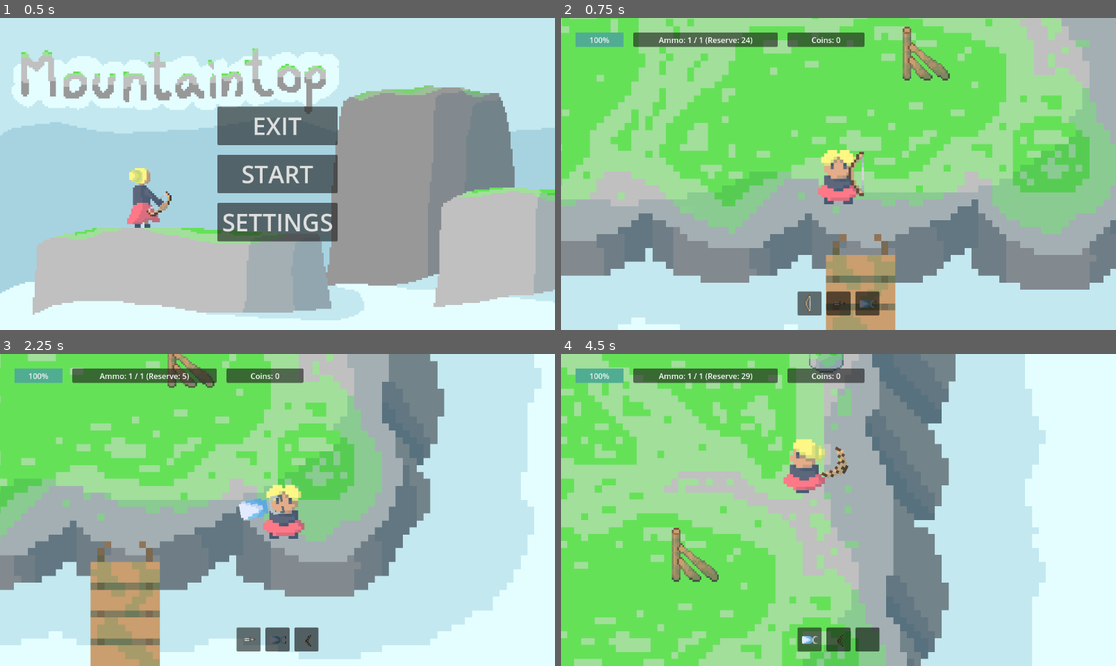
Above: before the commit, frames 1-4 (two rows, left to right).
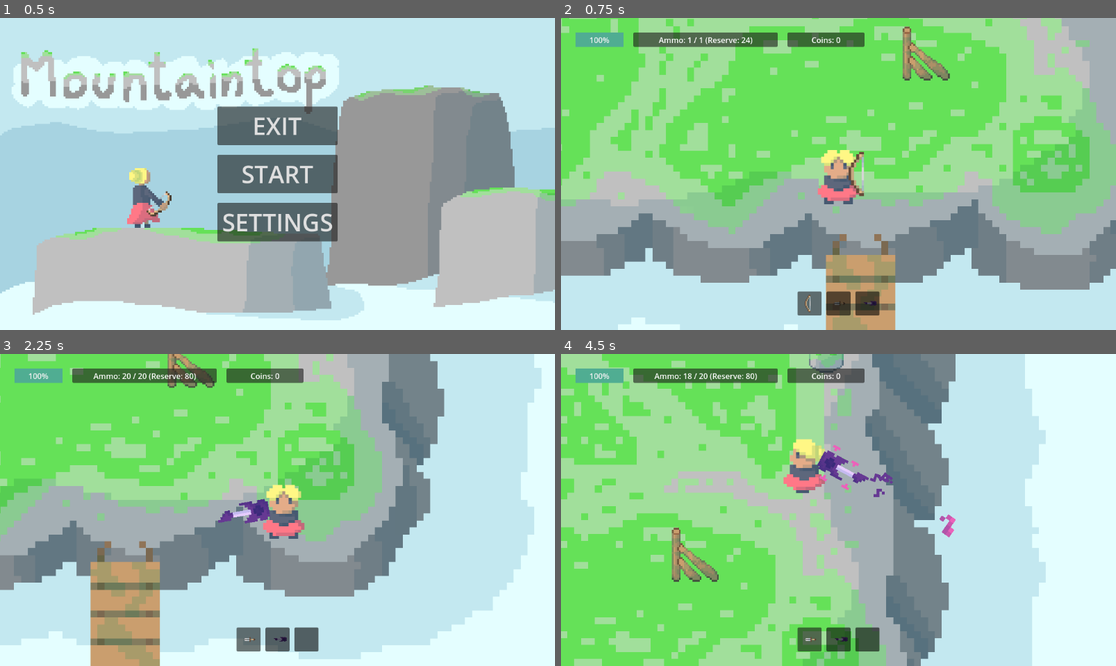
Above: after the commit, the same moments.

Repository: Kryzi/Eksamens-projekt
Game: Godot game, scene res://scenes/main_menu/main_menu.tscn
The game is run twice, just before and just after one commit, with the same random seed, the same clock (stepped at 60 frames per second) and the same inputs. Sound files missing from this copy of the repository are replaced by a short silence.
Inputs (mouse positions are in pixels of both pictures, inside the frame that each line leads up to):
- Up to frame 1 (0.5 s): no input
- Up to frame 2 (0.75 s): click "START" at 0.5 s
- Up to frame 3 (2.25 s): move the mouse to (399, 494) at 1.27 s; hold D (Right) 1.28-2.03 s; tap 0 (0) at 1.35 s; tap X (x) at 1.55, 2.1 s; move the mouse to (166, 525) at 2.02 s; hold S (Down) from 2.03 s (still down)
- Up to frame 4 (4.5 s): tap 0 (0) at 2.3, 2.85, 3.8 s; move the mouse to (894, 441) at 2.77 s; release S (Down) at 2.78 s; hold D (Right) 2.78-3.53 s; tap X (x) at 3.05 s; move the mouse to (810, 572) at 3.52 s; hold W (Up) 3.53-4.28 s; tap Shift (Dash) at 3.6 s; move the mouse to (1005, 556) at 4.27 s; press the mouse at (1005, 556) at 4.28 s; hold A (Left) from 4.28 s (still down)

Frame 1 is identical in both runs. In frame 2, less than 0.1% of the frame differs, in the area x 53-57%, y 90-93%; in frame 3, 0.8%; in frame 4, 1.0%, in the area x 16-72%, y 6-94%.

Commit message:
partikel helt færdig nu

Diff:
--- a/scenes/main/player.tscn
+++ b/scenes/main/player.tscn
@@ -26,8 +26,7 @@
 [ext_resource type="PackedScene" uid="uid://bf082ldlxis2j" path="res://scenes/weapons/basic_knife/basic_knife.tscn" id="20_y8slu"]
 [ext_resource type="Script" path="res://scripts/ui/camera_2d.gd" id="21_xaw4o"]
 [ext_resource type="Script" path="res://scripts/weapons/reload_bar.gd" id="22_y1rj5"]
-[ext_resource type="PackedScene" uid="uid://d0v146npydiyy" path="res://scenes/weapons/boomerang/boomerang_weapon.tscn" id="23_unme0"]
-[ext_resource type="PackedScene" uid="uid://c8qnpo7dkw86m" path="res://scenes/weapons/ice_cannon/ice_cannon.tscn" id="26_klgc6"]
+[ext_resource type="PackedScene" uid="uid://oruuej8gtlva" path="res://scenes/weapons/rock_guitar/rockguitar.tscn" id="26_3td7x"]
 [ext_resource type="AudioStream" uid="uid://bpicuej6pb1f2" path="res://sounds/GedSlapSound.mp3" id="27_1juf4"]
 [ext_resource type="AudioStream" uid="uid://bdr76qsc0x73l" path="res://sounds/HitSound.mp3" id="28_dg55l"]
 
@@ -218,9 +217,7 @@
 [node name="BasicKnife" parent="Weapon" instance=ExtResource("20_y8slu")]
 damage = 30
 
-[node name="IsKanon" parent="Weapon" instance=ExtResource("26_klgc6")]
-
-[node name="Boomerang (weapon)" parent="Weapon" instance=ExtResource("23_unme0")]
+[node name="rockguitar" parent="Weapon" instance=ExtResource("26_3td7x")]
 
 [node name="Damage" type="Area2D" parent="."]
 
--- a/scenes/weapons/rock_guitar/rock_guitar_particle.tscn
+++ b/scenes/weapons/rock_guitar/rock_guitar_particle.tscn
@@ -15,15 +15,15 @@
 
 [node name="rock_guitar_particle" type="CPUParticles2D"]
 emitting = false
-amount = 6
+amount = 4
 lifetime = 0.3
 one_shot = true
 explosiveness = 1.0
 texture = ExtResource("1_1bpyb")
 spread = 180.0
 gravity = Vector2(0, 0)
-initial_velocity_min = 150.0
-initial_velocity_max = 300.0
+initial_velocity_min = 100.0
+initial_velocity_max = 200.0
 angular_velocity_min = 0.5
 angular_velocity_max = 4.5
 angular_velocity_curve = SubResource("Curve_1ry8t")
Not shown: 1 places in scenes/main/player.tscn that only renumber resources
